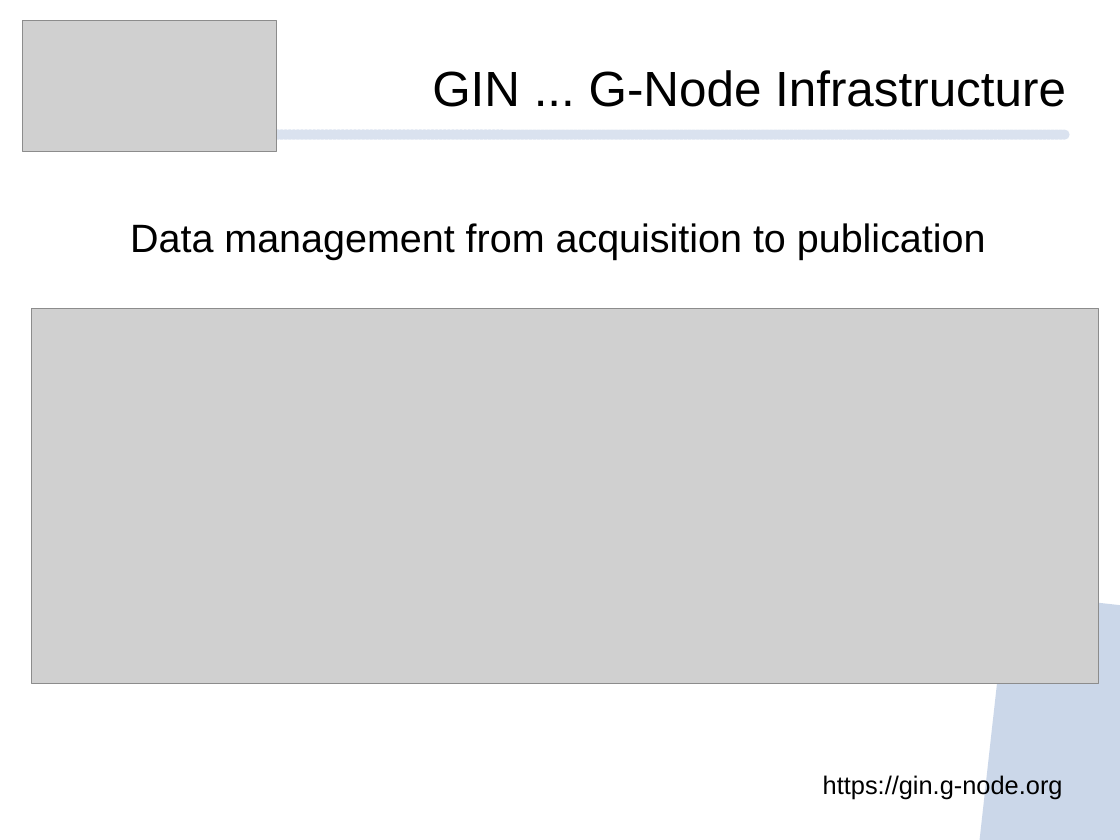
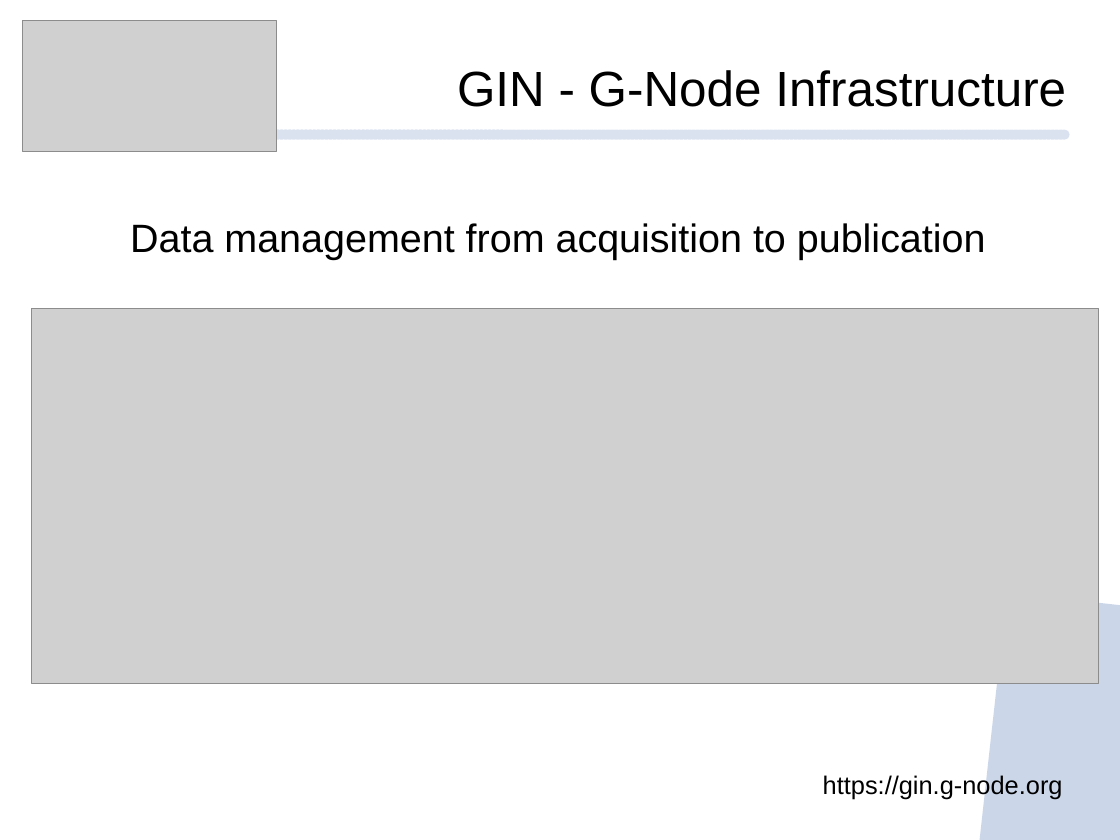
Before and after one commit to mpsonntag/prespost, a slide deck: slide 2 of 202009_BCCN_online/202009_BCCN_Online_conference.odp. Drawn at 1120x840 pixels with LibreOffice and Linux fonts; fonts in the diff are those of the drawing; grey boxes stand for pictures; background and template pictures are left out. Boxes give left, top, right and bottom in pixels: in the first picture for what was removed or moved away, otherwise in the second. Text is boxed around its words. In the diff, an @@ line names an element or a change of style, - is before the commit and + after.

```diff
--- a/202009_BCCN_online/202009_BCCN_Online_conference.odp
+++ b/202009_BCCN_online/202009_BCCN_Online_conference.odp
@@ text at box(457, 70, 1066, 107): text changed @@
-GIN ... G-Node Infrastructure
+GIN - G-Node Infrastructure
```
Also in this commit, not shown: 9 other slides changed.
